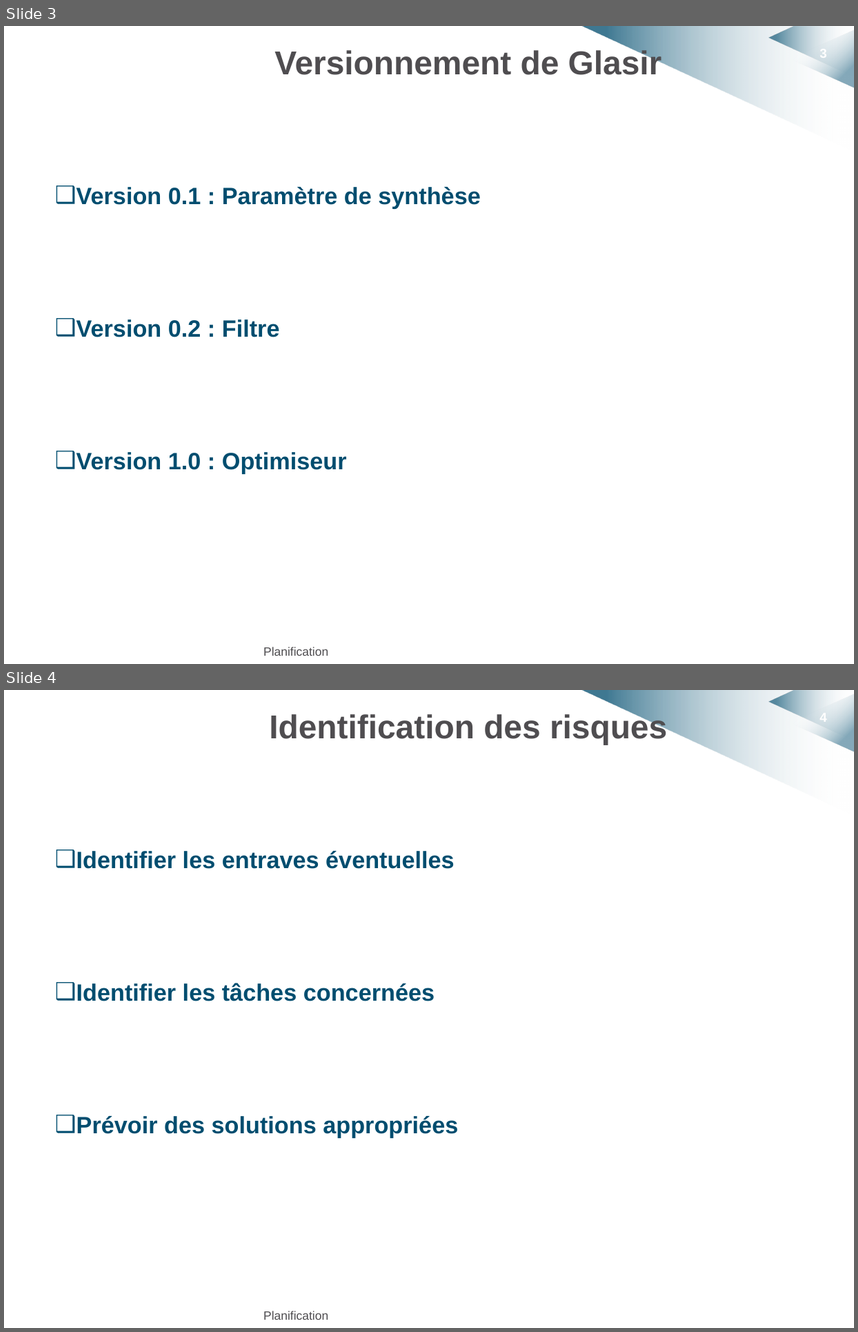
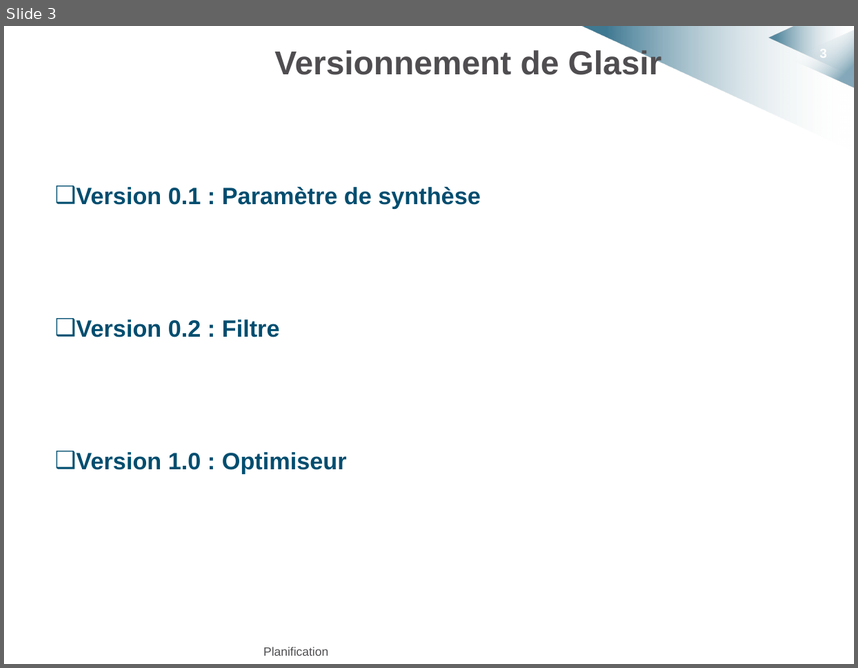
Before and after one commit to HKervadec/korrigolo, a slide deck: soutenances/projet_decembre/planif_et_conclu.pptx. Shown one above the other, each under a label of ours: slides 3 and 4 before the commit, slide 3 after it. The pictures are 858x1332 and 858x668 pixels, drawn with LibreOffice and Linux fonts; fonts in the diff are those of the drawing; background and template pictures are left out. Boxes give left, top, right and bottom in pixels: in the first picture for what was removed or moved away, otherwise in the second. Text is boxed around its words. In the diff, an @@ line names an element or a change of style, - is before the commit and + after.

```diff
--- a/soutenances/projet_decembre/planif_et_conclu.pptx
+++ b/soutenances/projet_decembre/planif_et_conclu.pptx
@@ slide 4 removed at (x1=4, y1=690, x2=854, y2=1328), background #FFFFFF; not listed: 4 template elements that a slide beside it also shows @@
@@ title removed at (x1=269, y1=712, x2=667, y2=745) @@
-Identification des risques
@@ text removed at (x1=76, y1=851, x2=458, y2=1137) @@
-❑ Identifier les entraves éventuelles
-❑ Identifier les tâches concernées
-❑ Prévoir des solutions appropriées
@@ text removed at (x1=263, y1=1310, x2=328, y2=1319) @@
-Planification
```
Also in this commit, not shown: 1 slide changed, 1 slide added, 2 other slides removed, 1 other file.
